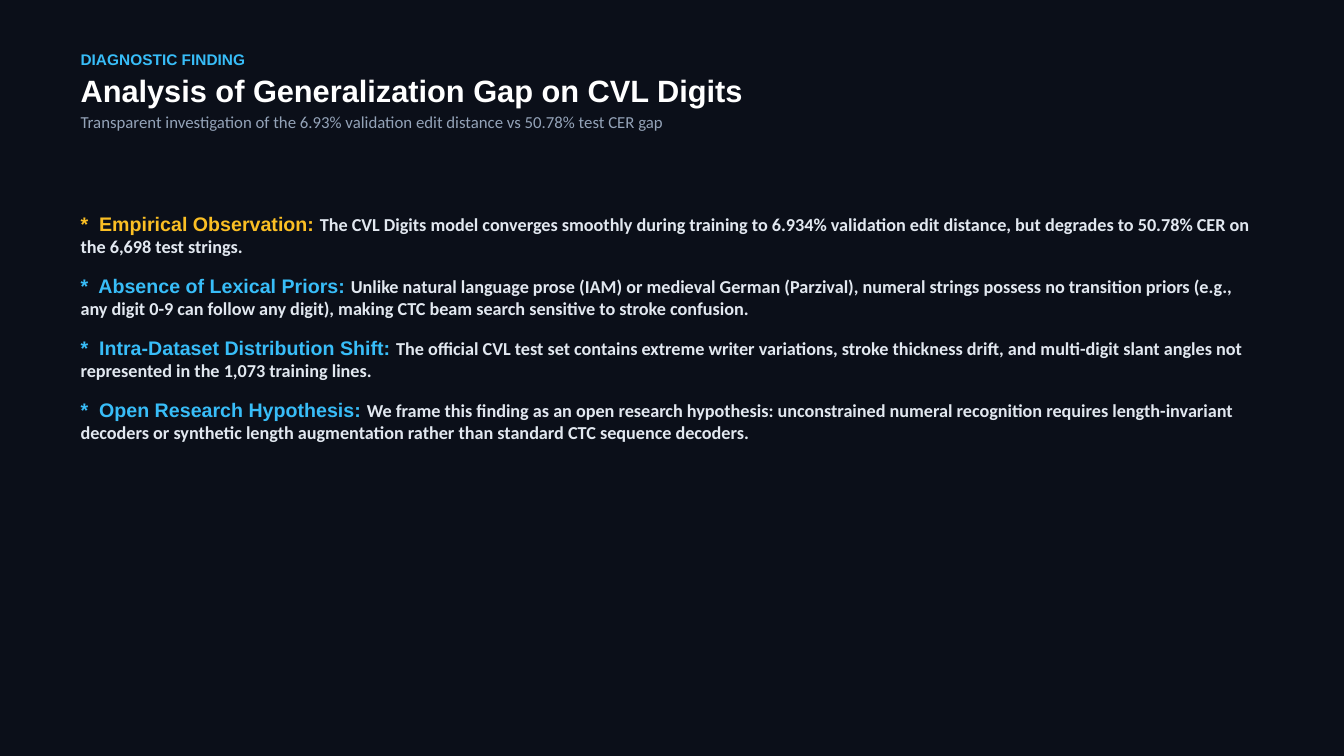
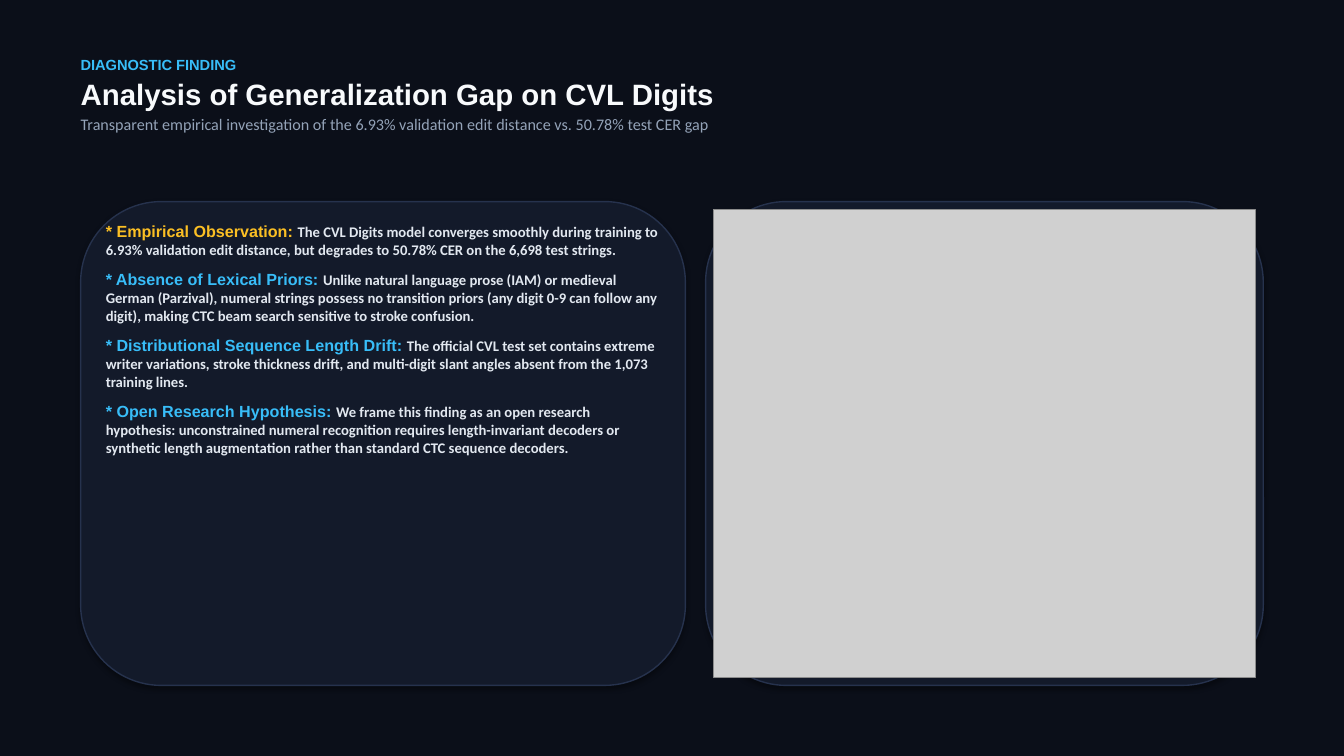
Before and after one commit to Balaji268268/HandwrittenTextRecognition, a slide deck: slide 12 of Handwritten_Text_Recognition_MNC_Keynote.pptx (slide 11 before the commit). Drawn at 1344x756 pixels with LibreOffice and Linux fonts; fonts in the diff are those of the drawing; grey boxes stand for pictures. Boxes give left, top, right and bottom in pixels: in the first picture for what was removed or moved away, otherwise in the second. Text is boxed around its words. In the diff, an @@ line names an element or a change of style, - is before the commit and + after.

Commit message:
Embed qualitative prediction outputs and empirical training curves into Keynote presentation

```diff
--- a/Handwritten_Text_Recognition_MNC_Keynote.pptx
+++ b/Handwritten_Text_Recognition_MNC_Keynote.pptx
@@ text at (81, 59, 714, 111): size 11 to 10.5 pt in "DIAGNOSTIC FINDING"; size 22 to 21 pt, text colour #FFFFFF to #F8FAFC in "Analysis of Generalization Gap on CVL Digits" @@
@@ text at (81, 119, 709, 133): text changed; size 12 to 11.5 pt @@
-Transparent investigation of the 6.93% validation edit distance vs 50.78% test CER gap
+Transparent empirical investigation of the 6.93% validation edit distance vs. 50.78% test CER gap
@@ rounded rectangle added at (81, 202, 686, 686), fill #131A2A, outline #26324D 1 pt @@
@@ rounded rectangle added at (706, 202, 1263, 686), fill #131A2A, outline #26324D 1 pt @@
@@ text at (106, 225, 658, 390): text changed; size 13 to 10.5 pt @@
-* Empirical Observation: The CVL Digits model converges smoothly during training to 6.934% validation edit distance, but degrades to 50.78% CER on the 6,698 test strings.
-* Absence of Lexical Priors: Unlike natural language prose (IAM) or medieval German (Parzival), numeral strings possess no transition priors (e.g., any digit 0-9 can follow any digit), making CTC beam search sensitive to stroke confusion.
-* Intra-Dataset Distribution Shift: The official CVL test set contains extreme writer variations, stroke thickness drift, and multi-digit slant angles not represented in the 1,073 training lines.
+* Empirical Observation: The CVL Digits model converges smoothly during training to 6.93% validation edit distance, but degrades to 50.78% CER on the 6,698 test strings.
+* Absence of Lexical Priors: Unlike natural language prose (IAM) or medieval German (Parzival), numeral strings possess no transition priors (any digit 0-9 can follow any digit), making CTC beam search sensitive to stroke confusion.
+* Distributional Sequence Length Drift: The official CVL test set contains extreme writer variations, stroke thickness drift, and multi-digit slant angles absent from the 1,073 training lines.
@@ text "* Empirical Observation: The CVL ...": place and size @@
-text "* Empirical Observation: The CVL ..." at (81, 216, 1250, 442)
+text "* Empirical Observation: The CVL ..." at (106, 225, 658, 456)
@@ picture added at (714, 210, 1255, 678) @@
@@ text at (106, 405, 619, 456): size 14 to 11.5 pt in "* Open Research Hypothesis:"; size 13 to 10.5 pt in "We frame this finding as an open ..."; less space between paragraphs @@
```
Also in this commit, not shown: 5 other slides changed, 10 slides added, 8 slides removed, 1 other file.
